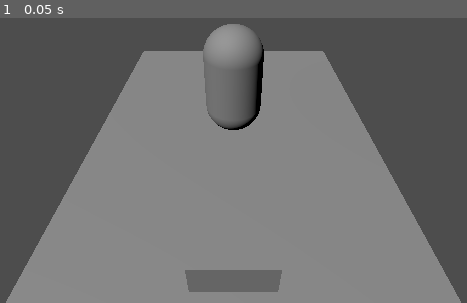
Above: before the commit, frame 1.
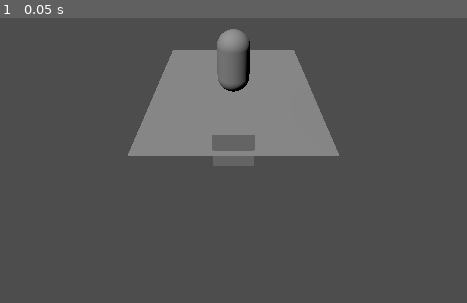
Above: after the commit, the same moment.

Repository: DoerRi/MOBA
Game: Godot game, scene res://game.tscn
Two runs of this game, one before a commit and one after it. Both use one fixed random seed, a clock stepped at 60 frames per second and the inputs below. The project has no main scene, so this scene is started directly.
Inputs:
- Up to frame 1 (0.05 s): no input

The runs differ from the first frame. In frame 1, 48% of the frame differs, in the area x 1-99%, y 2-100%.

Commit message:
basic movement no collision detection

Diff:
--- a/Nodes/Character/Base/character.tscn
+++ b/Nodes/Character/Base/character.tscn
@@ -12,5 +12,5 @@
 mesh = SubResource("CapsuleMesh_vasul")
 
 [node name="Camera3D" type="Camera3D" parent="."]
-transform = Transform3D(1, 0, 0, 0, 0.837519, 0.546409, 0, -0.546409, 0.837519, 0, 3.79285, 4.26108)
+transform = Transform3D(1, 0, 0, 0, 0.866026, 0.5, 0, -0.5, 0.866026, 0, 5, 8)
 current = true
--- a/Nodes/Character/Base/charakter.gd
+++ b/Nodes/Character/Base/charakter.gd
@@ -4,7 +4,7 @@
 var type:String
 
 var health:Stat
-var speed:Stat
+var speed:Stat=Stat.new(10)
 var armor:Stat
 
 
@@ -22,6 +22,16 @@
 
 
 func _process(delta: float) -> void:
+	if path.size()>0:
+		moveing(delta)
+	controll(delta)
+	pass
+func moveing(delta:float):
+	if position.distance_to(path[0])>delta*speed.current:
+		position+=(path[0]-position).normalized()*delta*speed.current
+	else:
+		position=path[0]
+		path.pop_front()
 	pass
 
 var _ray_cast_result
@@ -38,14 +48,24 @@
 	query.collide_with_bodies = true
 
 	var _ray_cast_result = space_state.intersect_ray(query)
-	print(space_state.intersect_ray(query))
-	print(_ray_cast_result)
+	#print(space_state.intersect_ray(query))
+	#print(_ray_cast_result)
 
 
-func _input(event: InputEvent) -> void:
-	if event.is_action_released("AddPath"):
-		#add_path(_ray_cast_result.postion)
-		pass
+func controll(delta:float):
+	if Input.is_action_just_released("Mouse_Left"):
+		var cam:Camera3D = $Camera3D
+		var mousepos = get_viewport().get_mouse_position()
+
+		var origin = cam.project_ray_origin(mousepos)#-position
+		var normal = cam.project_ray_normal(mousepos)
+
+		var k:float=-origin.y/normal.y
+		var pos:Vector3=Vector3(k*normal.x+origin.x,0,k*normal.z+origin.z)
+		if Input.is_action_pressed("Shift"):
+			add_path(pos)
+		else:
+			set_path(pos)
 
 
 
--- a/project.godot
+++ b/project.godot
@@ -16,13 +16,13 @@
 
 [input]
 
-AddPath={
+Mouse_Left={
 "deadzone": 0.5,
 "events": [Object(InputEventMouseButton,"resource_local_to_scene":false,"resource_name":"","device":-1,"window_id":0,"a …(252 unchanged characters)…
 ]
 }
-SetPath={
+Shift={
 "deadzone": 0.5,
-"events": [Object(InputEventMouseButton,"resource_local_to_scene":false,"resource_name":"","device":-1,"window_id":0,"alt_pressed":false,"shift_pressed":false,"ctrl_pressed":false,"meta_pressed":false,"button_mask":0,"position":Vector2(0, 0),"global_position":Vector2(0, 0),"factor":1.0,"button_index":1,"canceled":false,"pressed":false,"double_click":false,"script":null)
+"events": [Object(InputEventKey,"resource_local_to_scene":false,"resource_name":"","device":-1,"window_id":0,"alt_pressed":false,"shift_pressed":false,"ctrl_pressed":false,"meta_pressed":false,"pressed":false,"keycode":4194325,"physical_keycode":4194325,"key_label":4194325,"unicode":0,"echo":false,"script":null)
 ]
 }
